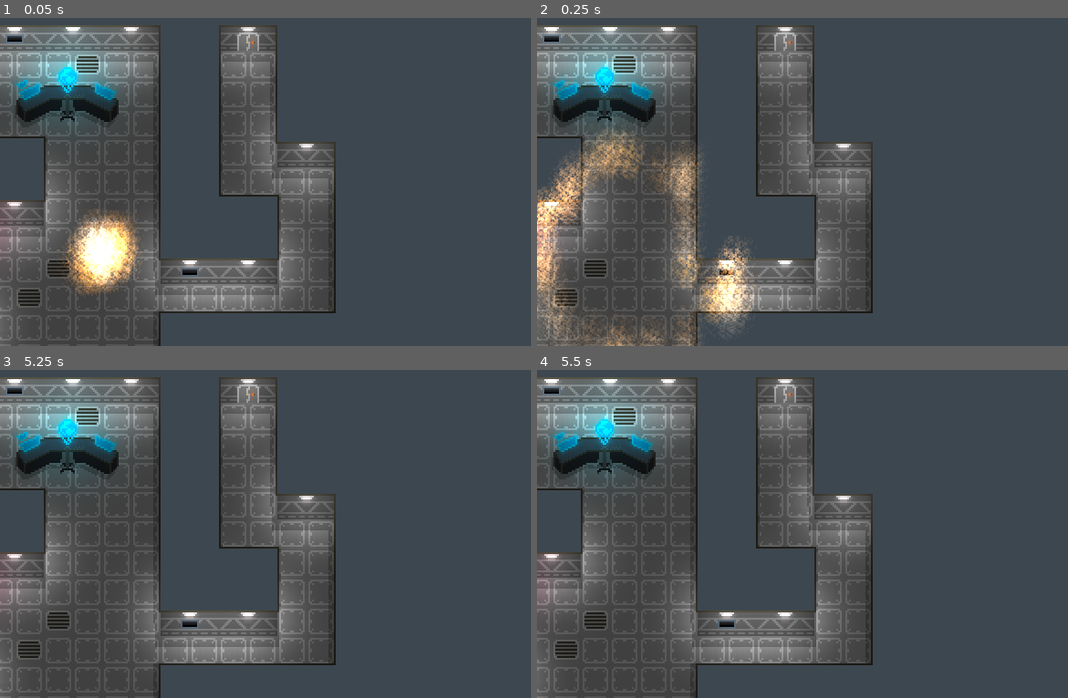
Above: before the commit, frames 1-4 (two rows, left to right).
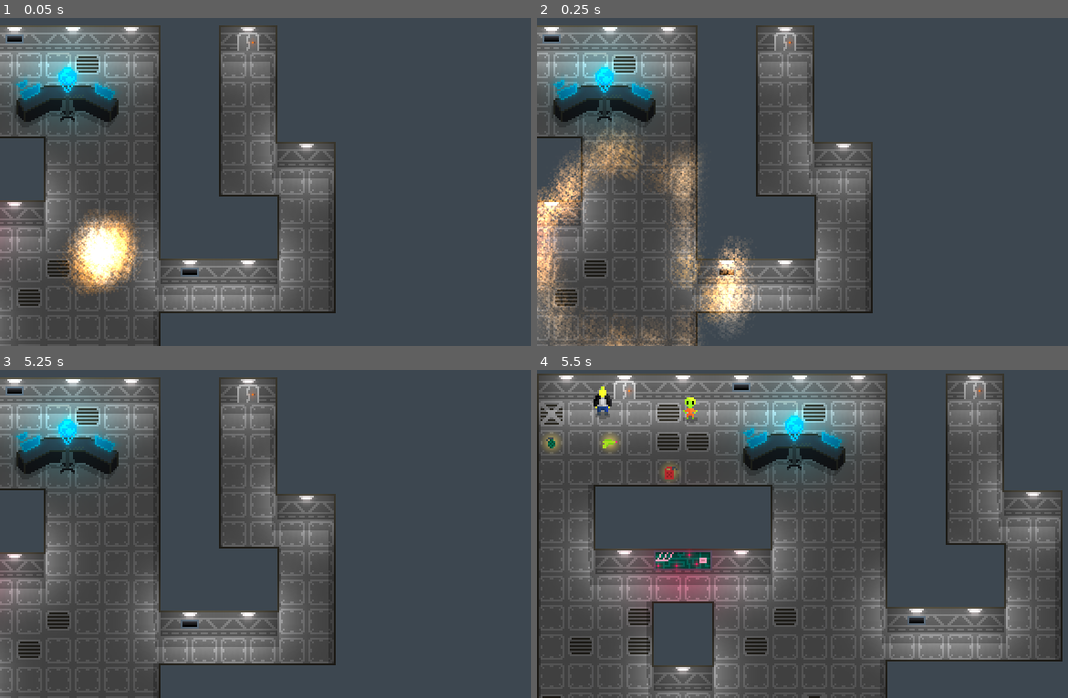
Above: after the commit, the same moments.

Repository: CrankyCranton/Godot-Jam-3
Game: Godot game, scene res://assets/tiles/tiles_test.tscn
Same seed, same stepped clock (60 frames per second), same inputs: the game is played once before the commit and once after it. The project has no main scene, so this scene is started directly.
Inputs:
- Up to frame 1 (0.05 s): no input
- Up to frame 2 (0.25 s): no input
- Up to frame 3 (5.25 s): tap Enter at 1.25, 2.75, 4.25 s; tap Space at 2, 3.5, 5 s
- Up to frame 4 (5.5 s): no input

Frames 1-3 are identical in both runs. In frame 4, 44% of the frame differs, in the area x 0-99%, y 1-100%.

Commit message:
Explosion collision detection

Diff:
--- a/scenes/explosion.tscn
+++ b/scenes/explosion.tscn
@@ -77,7 +77,12 @@
 scale_curve = SubResource("CurveTexture_ryakg")
 color_ramp = SubResource("GradientTexture1D_ue0om")
 
-[node name="Explosion" type="Node2D"]
+[sub_resource type="CircleShape2D" id="CircleShape2D_mn52s"]
+resource_local_to_scene = true
+radius = 0.01
+
+[node name="Explosion" type="Area2D"]
+collision_layer = 0
 script = ExtResource("1_b0l0v")
 
 [node name="Fire" type="GPUParticles2D" parent="."]
@@ -98,5 +103,13 @@
 process_material = SubResource("ParticleProcessMaterial_4ur28")
 texture = ExtResource("2_2rfjr")
 lifetime = 5.0
+one_shot = true
 
 [node name="Camera2D" type="Camera2D" parent="."]
+
+[node name="Shape" type="CollisionShape2D" parent="."]
+shape = SubResource("CircleShape2D_mn52s")
+
+[node name="LineOfFire" type="RayCast2D" parent="."]
+enabled = false
+target_position = Vector2(0, 0)
--- a/scripts/explosion.gd
+++ b/scripts/explosion.gd
@@ -1,8 +1,10 @@
-extends Node2D
+class_name Explosion extends Area2D
 
 
 @onready var fire: GPUParticles2D = $Fire
 @onready var holy_smoke: GPUParticles2D = $"HolySmoke!"
+@onready var shape: CollisionShape2D = $Shape
+@onready var line_of_fire: RayCast2D = $LineOfFire
 
 @export var radius := 64.0
 @export var density := 1.0
@@ -11,7 +13,22 @@
 func _ready() -> void:
 	var avg_speed: float = lerpf(fire.process_material.initial_velocity_min,
 			fire.process_material.initial_velocity_max, 0.5)
-	fire.lifetime = radius / avg_speed
+	var lifetime := radius / avg_speed
+
+	fire.lifetime = lifetime
 	fire.amount = roundi(radius * density)
 	holy_smoke.amount = fire.amount
 	fire.emitting = true
+
+	await create_tween().tween_property(shape.shape, ^"radius", radius, fire.lifetime).finished
+	shape.set_deferred(&"disabled", true)
+	await get_tree().create_timer(holy_smoke.lifetime, false).timeout
+	queue_free()
+
+
+func _physics_process(_delta: float) -> void:
+	for body in get_overlapping_bodies():
+		line_of_fire.target_position = line_of_fire.to_local(body.global_position)
+		line_of_fire.force_raycast_update()
+		if line_of_fire.get_collider() == body:
+			pass # Body collided.
Not shown: 1 places in scenes/explosion.tscn that only renumber resources
